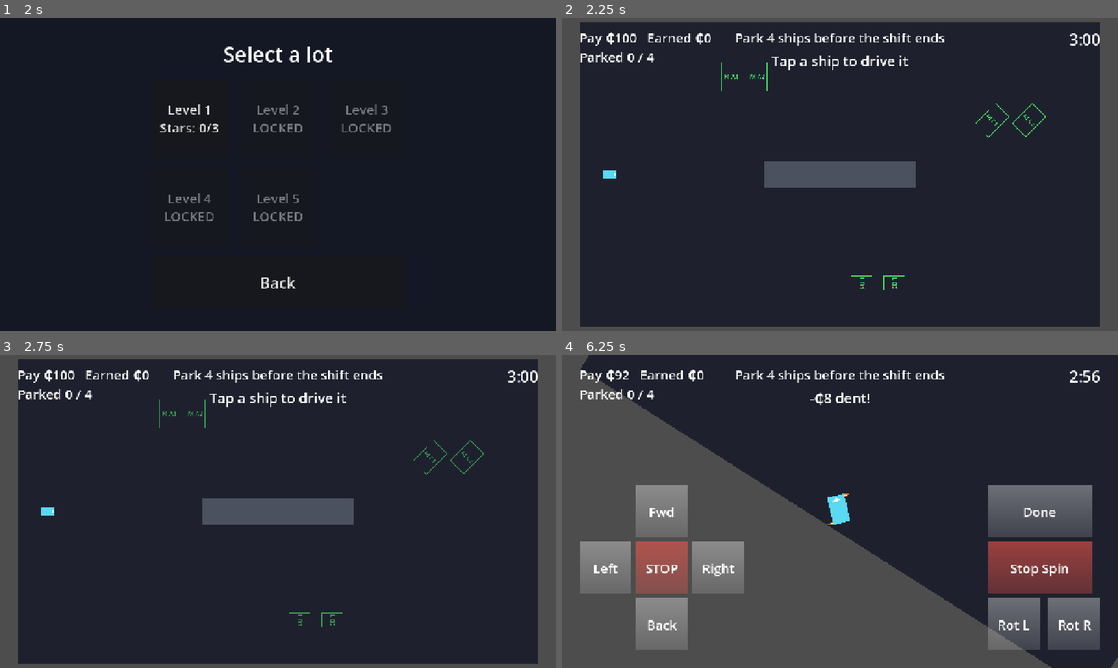
Above: before the commit, frames 1-4 (two rows, left to right).
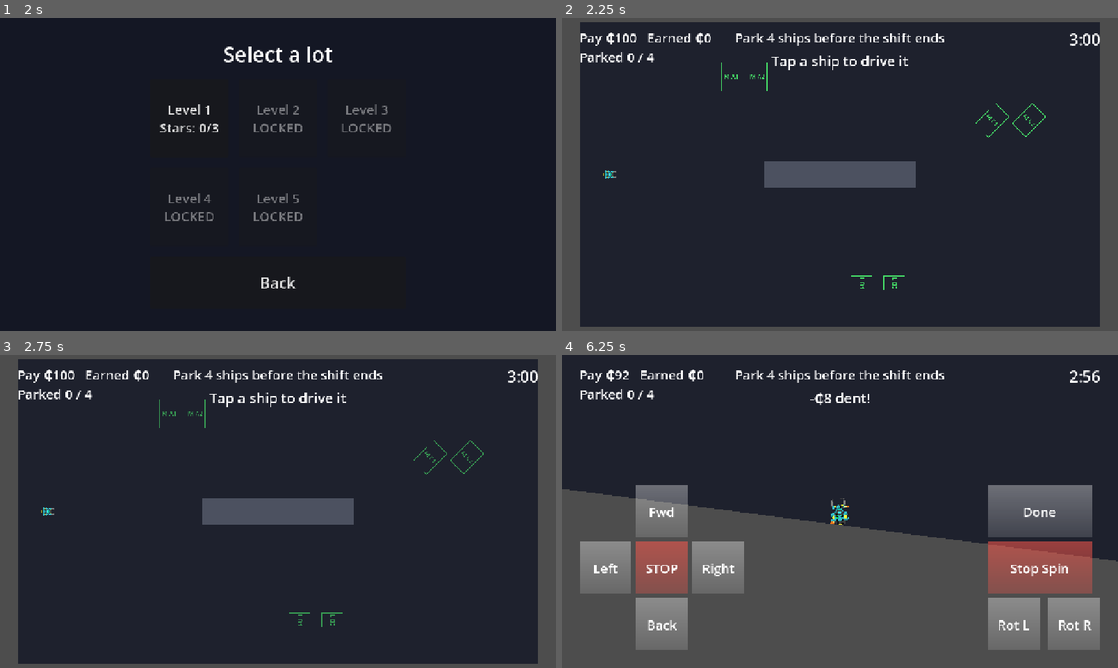
Above: after the commit, the same moments.

Repository: Ennius5/parkin-space
Game: Godot game, scene res://scenes/ui/Title.tscn
The game is run twice, just before and just after one commit, with the same random seed, the same clock (stepped at 60 frames per second) and the same inputs.
Inputs (mouse positions are in pixels of both pictures, inside the frame that each line leads up to):
- Up to frame 1 (2 s): tap Enter at 0.5 s; hold E (rotate_right) 0.53-1.25 s; hold R (stop_rotation) 0.53-1.25 s; click (278, 174) at 0.67 s; click "Play Offline" at 1.25 s
- Up to frame 2 (2.25 s): click "Level 1 Stars: 0/3" at 2 s
- Up to frame 3 (2.75 s): no input
- Up to frame 4 (6.25 s): tap A (strafe_left) at 2.75 s; move the mouse to (612, 511) at 2.77 s; hold Space (brake) 2.78-3.53 s; tap R (stop_rotation) at 2.85, 4.35, 5.85 s; click (612, 511) at 2.92 s; move the mouse to (895, 442) at 3.52 s; hold E (rotate_right) 3.53-4.28 s; hold R (stop_rotation) 3.53-4.28 s; move the mouse to (812, 574) at 4.27 s; hold S (thrust_back) 4.28-5.03 s; click (812, 574) at 4.42 s; move the mouse to (1006, 558) at 5.02 s; hold R (stop_rotation) 5.03-5.78 s; hold Q (rotate_left) from 5.03 s (still down); move the mouse to (673, 464) at 5.77 s

Frame 1 is identical in both runs. In frame 2, less than 0.1% of the frame differs, in the area x 7-10%, y 48-52%; in frame 3, less than 0.1%; in frame 4, 21%, in the area x 0-100%, y 0-100%.

Commit message:
feat: ManipulatorDrone is Level 1's first customer
Co-Authored-By: Claude Opus 5.5 <noreply@anthropic.com>

Diff:
--- a/scenes/levels/Level01.tscn
+++ b/scenes/levels/Level01.tscn
@@ -1,9 +1,10 @@
-[gd_scene load_steps=13 format=3]
+[gd_scene load_steps=14 format=3]
 
 [ext_resource type="Script" path="res://scripts/Level.gd" id="1_level"]
 [ext_resource type="Script" path="res://scripts/core/ShipSpec.gd" id="2_spec"]
 [ext_resource type="Resource" path="res://resources/ships/light_scout.tres" id="3_light"]
 [ext_resource type="Resource" path="res://resources/ships/medium_shuttle.tres" id="4_medium"]
+[ext_resource type="Resource" path="res://resources/ships/ManipulatorDrone.tres" id="10_drone"]
 [ext_resource type="PackedScene" path="res://scenes/actors/ParkingSpace.tscn" id="5_space"]
 [ext_resource type="PackedScene" path="res://scenes/ui/HUD.tscn" id="6_hud"]
 [ext_resource type="PackedScene" path="res://scenes/ui/ShipControls.tscn" id="7_ctrl"]
@@ -26,7 +27,7 @@
 [node name="Level01" type="Node2D"]
 script = ExtResource("1_level")
 goal_text = "Park 4 ships before the shift ends"
-customer_queue = Array[ExtResource("2_spec")]([ExtResource("3_light"), ExtResource("4_medium"), ExtResource("3_light"), ExtResource("4_medium")])
+customer_queue = Array[ExtResource("2_spec")]([ExtResource("10_drone"), ExtResource("4_medium"), ExtResource("3_light"), ExtResource("4_medium")])
 shift_seconds = 180.0
 base_pay = 100
 silver_target = 150
